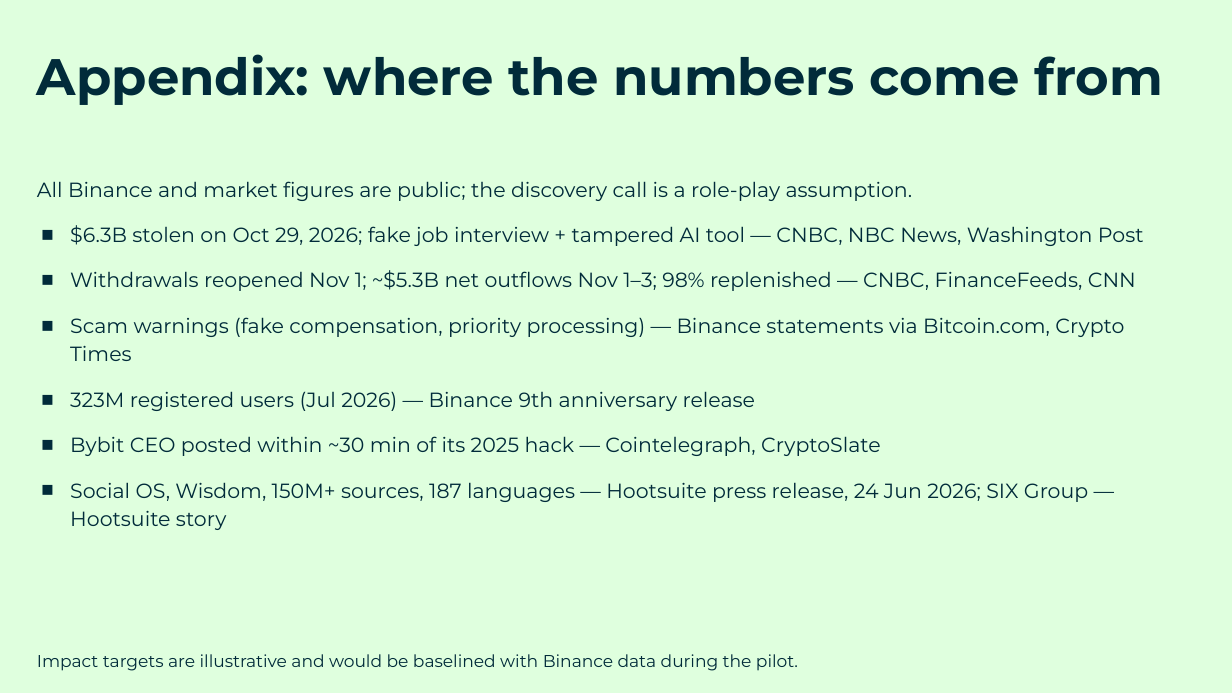
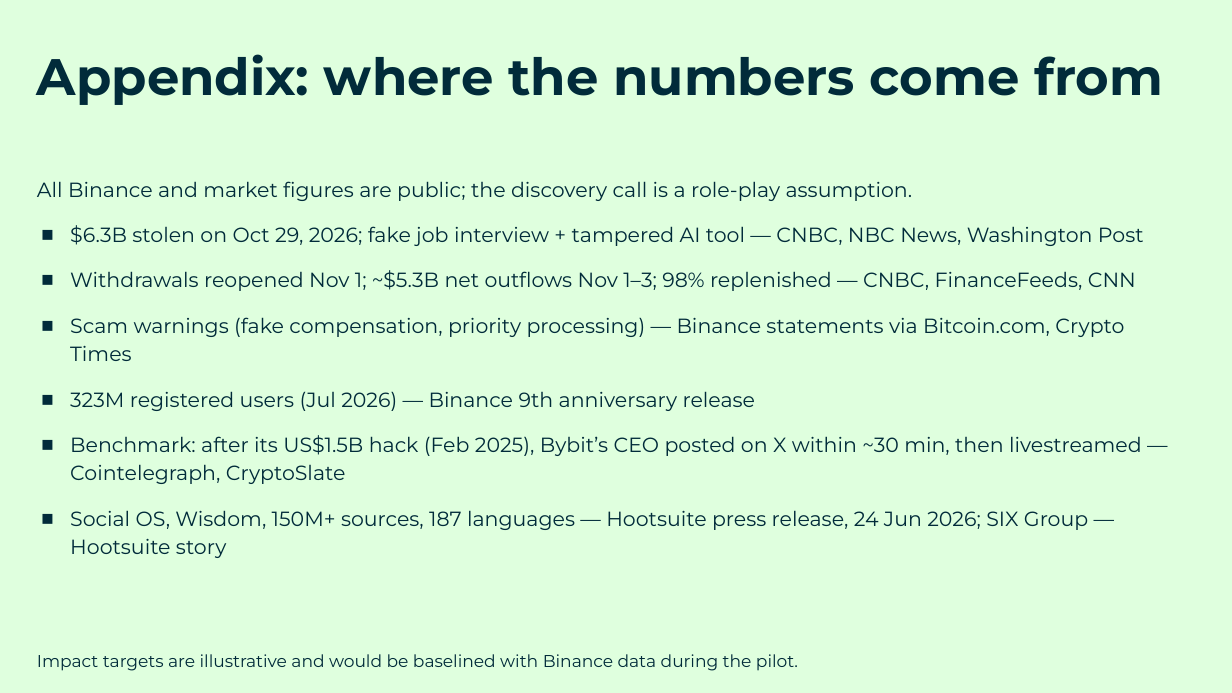
Before and after one commit to Hugocuau70/Entrevistas-de-trabajo, a slide deck: slide 16 of hootsuite-enterprise-ae-binance/deck/Hootsuite_x_Binance_LATAM_Value_Presentation_Diego_Cuauhtemoc.pptx. Drawn at 1232x693 pixels with LibreOffice and Linux fonts; fonts in the diff are those of the drawing; background and template pictures are left out. Boxes give left, top, right and bottom in pixels: in the first picture for what was removed or moved away, otherwise in the second. Text is boxed around its words. In the diff, an @@ line names an element or a change of style, - is before the commit and + after.

```diff
--- a/hootsuite-enterprise-ae-binance/deck/Hootsuite_x_Binance_LATAM_Value_Presentation_Diego_Cuauhtemoc.pptx
+++ b/hootsuite-enterprise-ae-binance/deck/Hootsuite_x_Binance_LATAM_Value_Presentation_Diego_Cuauhtemoc.pptx
@@ text at [70, 435, 1142, 484]: text changed @@
-■ Bybit CEO posted within ~30 min of its 2025 hack — Cointelegraph, CryptoSlate
+■ Benchmark: after its US$1.5B hack (Feb 2025), Bybit’s CEO posted on X within ~30 min, then livestreamed — Cointelegraph, CryptoSlate
```
Also in this commit, not shown: 1 other slide changed, 2 other files.
